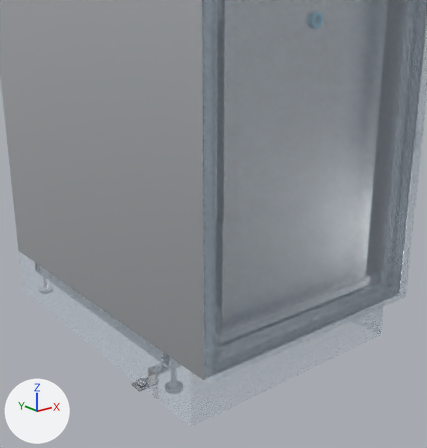
The glTF model otonom/hat3d/modul_K.glb, before and after one commit.
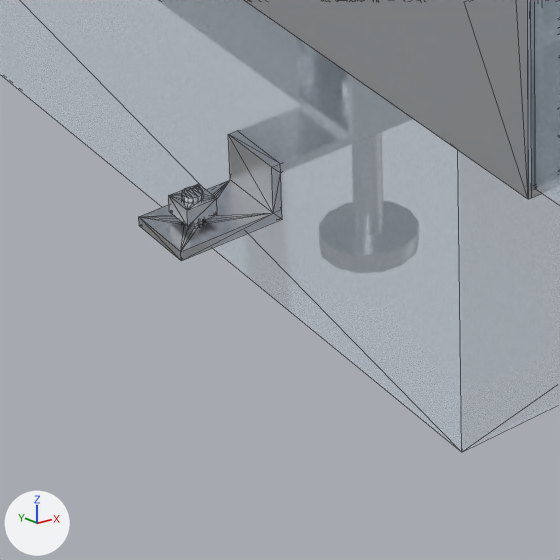
Each version appears first from a 50 mm lens placed at (3.423, -0.809, 0.717), pointed at (4.158, 0.11, 0.349), and next in a close-up on the part from 25% to 49% of the width and 77% to 100% of the height. Every picture has the same lights, and +X, +Y and +Z are marked at lower left. The first two pictures are the older version. The close-ups show mesh edges as thin lines. Vertices at exactly the same position are counted once.

Script lines for the objects in view, before the commit:
```python
me_k_govde__kabuk = bpy.data.meshes.new('K_GOVDE__kabuk')
me_k_govde__kabuk.from_pydata(...)  # 40 vertices, 88 faces; spans x 4.0..4.6, y -0.06..0.83, z 0.12..1.86
me_k_govde__kabuk.materials.append(mat_mk_k_govde__kabuk)  # white #dfe3e7
me_k_govde__on_seffaf__kapak_alt = bpy.data.meshes.new('K_GOVDE__on_seffaf__KAPAK_ALT')
me_k_govde__on_seffaf__kapak_alt.from_pydata(...)  # 48 vertices, 76 faces; spans x 4.003..4.598, y -0.079..-0.059, z 0.126..0.883
me_k_govde__on_seffaf__kapak_alt.materials.append(mat_mk_k_govde__on_seffaf)  # pale blue #daeaf9
me_k_moduler__paslanmaz = bpy.data.meshes.new('K_MODULER__paslanmaz')
me_k_moduler__paslanmaz.from_pydata(...)  # 592 vertices, 1332 faces; spans x 3.955..4.57, y 0.09..0.79, z 0.034..0.123
me_k_moduler__paslanmaz.materials.append(mat_mk_k_moduler__paslanmaz)  # white #e7eaed
ob_k_govde__kabuk = bpy.data.objects.new('K_GOVDE__kabuk', me_k_govde__kabuk)
ob_k_govde__kabuk.location = (0.0, 0.0, 0.0)
ob_k_govde__on_seffaf__kapak_alt = bpy.data.objects.new('K_GOVDE__on_seffaf__KAPAK_ALT', me_k_govde__on_seffaf__kapak_alt)
ob_k_govde__on_seffaf__kapak_alt.location = (0.0, 0.0, 0.0)
ob_k_moduler__paslanmaz = bpy.data.objects.new('K_MODULER__paslanmaz', me_k_moduler__paslanmaz)
ob_k_moduler__paslanmaz.location = (0.0, 0.0, 0.0)
# also in view: 'K_GOVDE__on_seffaf' at (4.3, 0.379, 0.93)
```
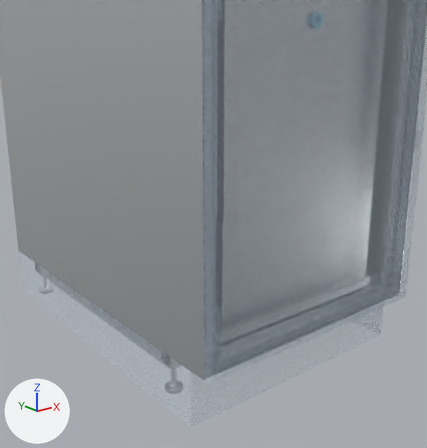
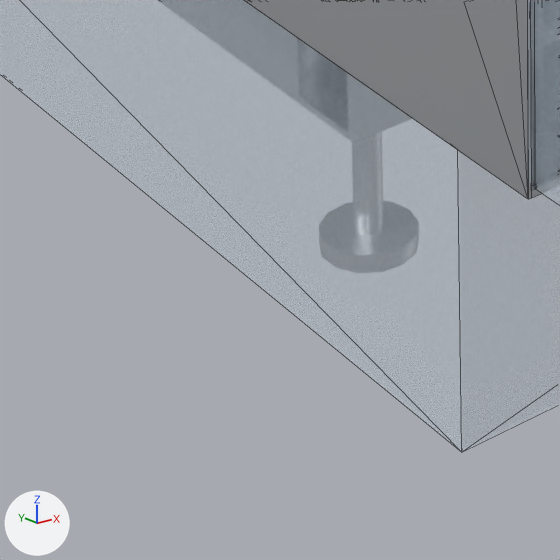
Scene script edits in JSON lines:
```json
{"block": "me_k_moduler__paslanmaz", "where": "# used by ob_k_moduler__paslanmaz; location = (0.0, 0.0, 0.0)"}
{"op": "remove", "block": "me_k_moduler__paslanmaz", "code": "me_k_moduler__paslanmaz.from_pydata(...)  # 592 vertices, 1332 faces; spans x 3.955..4.57, y 0.09..0.79, z 0.034..0.123"}
{"op": "add", "block": "me_k_moduler__paslanmaz", "code": "me_k_moduler__paslanmaz.from_pydata(...)  # 348 vertices, 848 faces; spans x 4.03..4.57, y 0.09..0.79, z 0.063..0.123"}
{"block": "me_k_moduler__paslanmaz", "change": "me_k_moduler__paslanmaz part 1: the loose piece of 72 vertices spanning x 3.955..4.065, y 0.095..0.125, z 0.039..0.063 is deleted"}
{"block": "me_k_moduler__paslanmaz", "change": "me_k_moduler__paslanmaz part 2: the loose piece of 52 vertices spanning x 3.964..3.976, y 0.104..0.116, z 0.034..0.055 is deleted"}
{"block": "me_k_moduler__paslanmaz", "change": "me_k_moduler__paslanmaz part 3: the loose piece of 34 vertices spanning x 3.964..3.977, y 0.104..0.116, z 0.046..0.053 is deleted"}
{"block": "me_k_moduler__paslanmaz", "change": "other edits to the shape of me_k_moduler__paslanmaz do not show in these pictures"}
```

Where the change shows, as pixel boxes [x1, y1, x2, y2] in the close-ups (560 x 560 px):
```json
{"object": "K_MODULER__paslanmaz", "change": "reshaped", "before": [139, 131, 282, 261], "on screen": "not visible afterwards"}
{"part": 1, "of": "me_k_moduler__paslanmaz", "change": "deleted", "before": [139, 131, 282, 261]}
{"part": 2, "of": "me_k_moduler__paslanmaz", "change": "deleted", "before": [182, 187, 204, 227]}
{"part": 3, "of": "me_k_moduler__paslanmaz", "change": "deleted", "before": [169, 184, 217, 226]}
```
